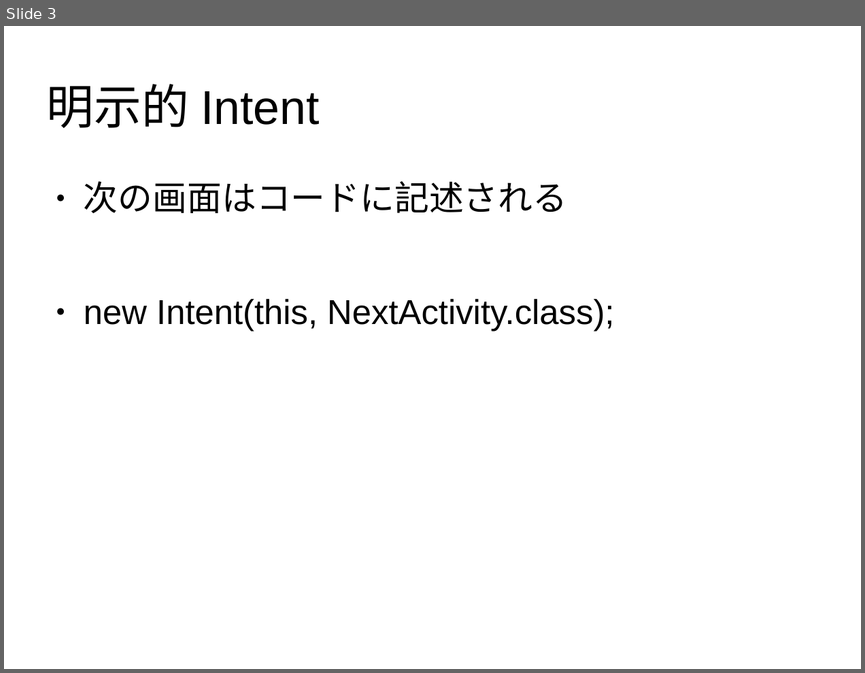
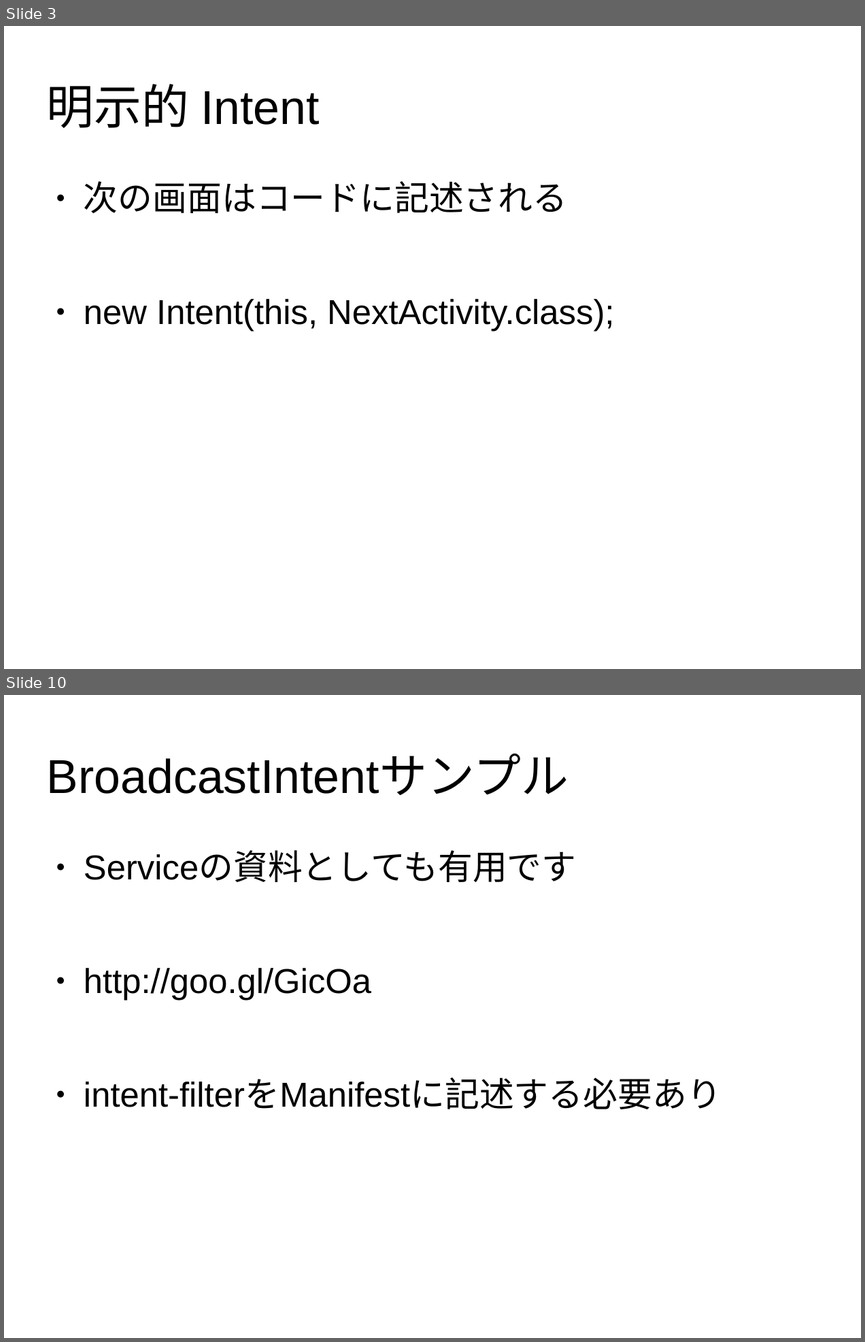
Before and after one commit to yamanetoshi/Android-Hands-on-Material, a slide deck: IntroductionOfIntent.odp. Shown one above the other, each under a label of ours: slide 3 before the commit, slides 3 and 10 after it; the slides between them are not shown. The pictures are 865x673 and 865x1342 pixels, drawn with LibreOffice and Linux fonts; fonts in the diff are those of the drawing. Boxes give left, top, right and bottom in pixels: in the first picture for what was removed or moved away, otherwise in the second. Text is boxed around its words. In the diff, an @@ line names an element or a change of style, - is before the commit and + after.

```diff
--- a/IntroductionOfIntent.odp
+++ b/IntroductionOfIntent.odp
@@ slide 10 added at box(4, 695, 861, 1338), background #FFFFFF @@
@@ title added at box(47, 755, 568, 795), 44 pt, text #000000 @@
+BroadcastIntentサンプル
@@ text added at box(84, 852, 721, 1109), 32 pt, text #000000 @@
+● Serviceの資料としても有用です
+● http://goo.gl/GicOa
+● intent-filterをManifestに記述する必要あり
```
Also in this commit, not shown: 6 other slides added, 4 other files.
